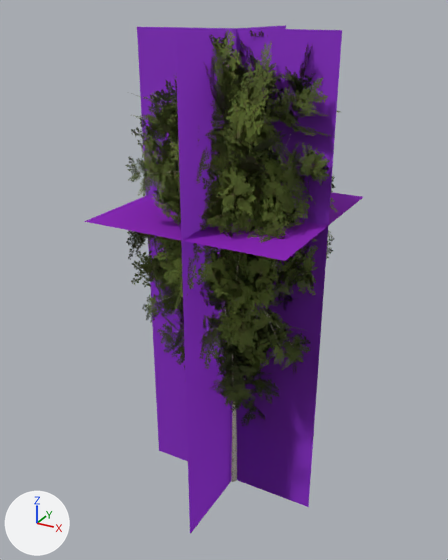
The glTF model data/models/board/vegetation/birch-young.glb, before and after one commit.
Camera for both pictures: a 50 mm camera at (16.4, -31.2, 31.0) aimed at (-0.8, 0.2, 15.3). The axes (+X, +Y, +Z) are drawn at lower left. The lights are the same throughout. The older version comes first. Where no turn or scale is listed for an object, it has been applied to the vertices. Vertices at exactly the same position are counted once.

Objects in the first picture: 'birch-young-lod0.001', 'birch-young-lod1.001', 'birch-young-lod2.001', 'birch-young-lod3.001'.
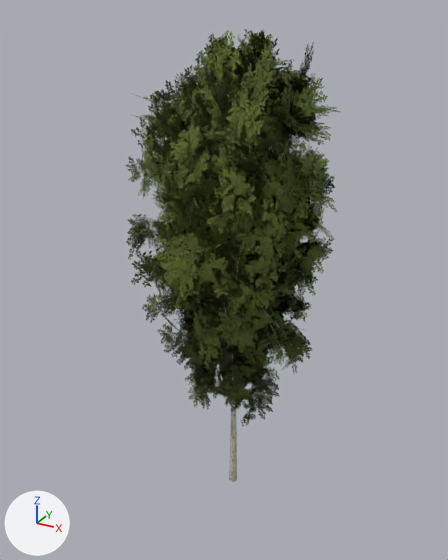
What differs and where, as boxes (x1, y1, x2, y2) in the pictures (448 x 560 px; the box of a moved part takes in the faces that stretch with it):
'birch-young-lod3.001', reshaped, recoloured (not visible afterwards)
    before: (84, 25, 363, 534)
part 1 of me_birch_young_lod3, moved or reshaped (not visible afterwards)
    before: (84, 192, 363, 261)
part 2 of me_birch_young_lod3, recoloured (purple)
    before: (84, 25, 363, 534)

The change, as a diff of the scene's bpy script:
```diff
--- a/data/models/board/vegetation/birch-young.glb.py
+++ b/data/models/board/vegetation/birch-young.glb.py
@@ me_birch_young_lod3 @@
 me_birch_young_lod3.from_pydata(...)  # 12 vertices, 6 faces; spans x -6.4..5.8, y -5.9..6.5, z 0.0..30.0
 # used by ob_birch_young_lod3_001; location = (0.0, 0.0, 0.0)
+# me_birch_young_lod3 part 1: the loose piece of 4 vertices spanning x -6.4..5.8, y -5.9..6.5, z 20.1 is moved by (0.0, 0.0, -1.0)
+# me_birch_young_lod3 part 2: 6 faces centred in x -2.4..1.7, y -1.8..2.3, z 10.0..20.1 are repainted in the vertex colours; the middle colour goes from purple #af30ff to pink #fd2ccf
 me_birch_young_lod3.materials.append(mat_impostor)
```
